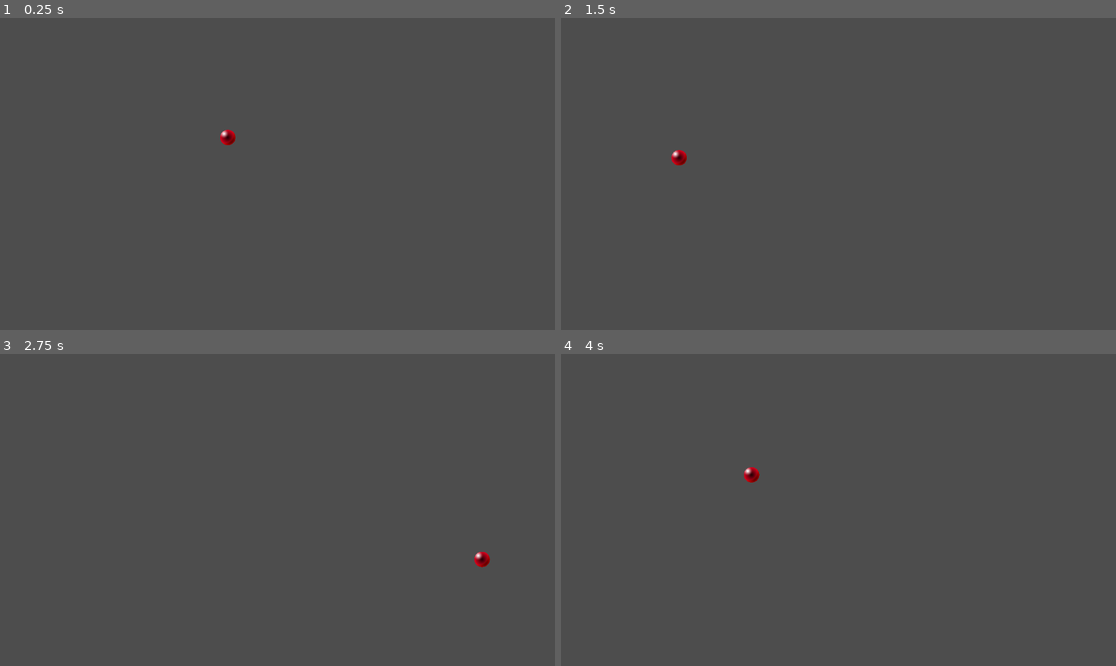
Above: before the commit, frames 1-4 (two rows, left to right).
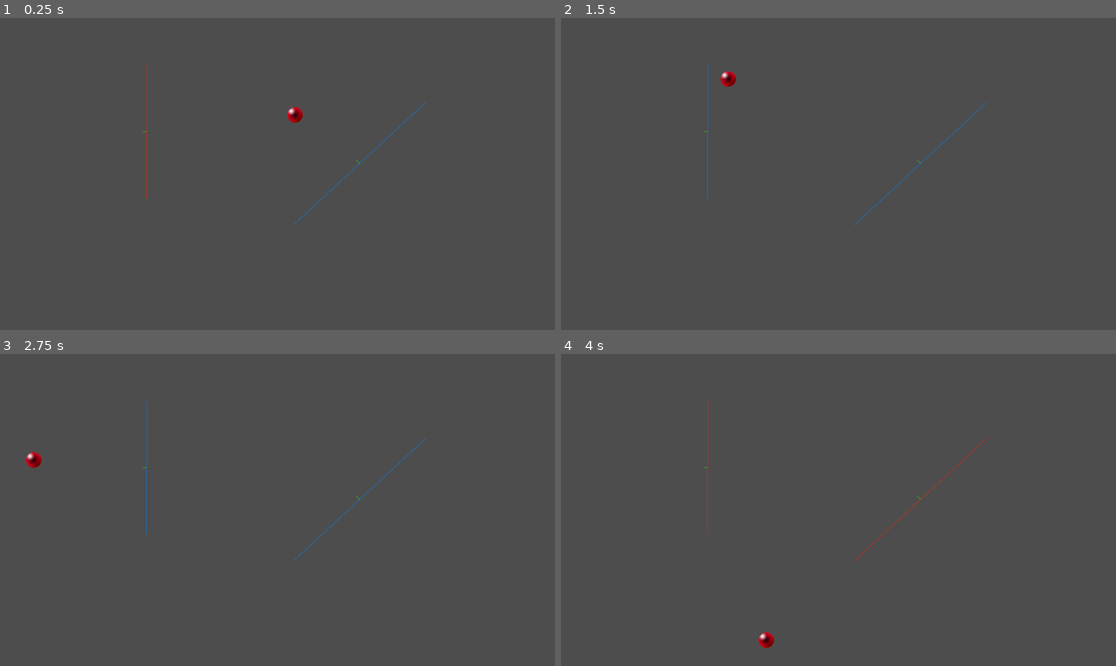
Above: after the commit, the same moments.

Repository: Tom3s/brick-breaker-reborn
Game: Godot game, scene res://2d_base_scene.tscn
The game is run twice, just before and just after one commit, with the same random seed, the same clock (stepped at 60 frames per second) and the same inputs. The project has no main scene, so this scene is started directly.
Inputs:
- Up to frame 1 (0.25 s): no input
- Up to frame 2 (1.5 s): no input
- Up to frame 3 (2.75 s): no input
- Up to frame 4 (4 s): no input

The runs differ from the first frame. In frame 1, 0.4% of the frame differs, in the area x 25-77%, y 14-67%; in frame 2, 0.4%, in the area x 19-77%, y 14-67%; in frame 3, 0.4%; in frame 4, 0.4%.

Commit message:
Line Collision Without Corners
Implemented line collision, but it does not take into account the edges of the line

Diff:
--- /dev/null
+++ b/2DBaseScene.gd
@@ -0,0 +1,119 @@
+extends Node2D
+# class_name # not requiered for test
+
+class Ball:
+	var radius: float = 16.0
+	var position: Vector2
+	var velocity: Vector2
+
+	var target_velocity: float = 512.0
+
+	var deceleration: float = 8.0
+
+	var speed_up_factor: float = 2.0
+
+@onready var ball_sprite: Sprite2D = %BallSprite
+@onready var line_parent: Node2D = %Lines
+
+var ball: Ball = Ball.new()
+
+var screen_bounds: Vector2
+
+func _ready() -> void:
+	ball.velocity = Vector2(randf_range(-1, 1), randf_range(-1, 1)).normalized()
+	ball.velocity *= ball.target_velocity
+
+	screen_bounds = DisplayServer.window_get_size()
+
+
+func _process(delta: float) -> void:
+	print(ball.position)
+
+	if ball.velocity.length() > ball.target_velocity:
+		ball.velocity = ball.velocity.normalized() * (ball.velocity.length() - ball.deceleration)
+	else:
+		ball.velocity = ball.velocity.normalized() * ball.target_velocity
+
+	ball.position += ball.velocity * delta
+
+	# handle collision
+	var collided: bool = handle_screen_collision()
+
+	for collider_line in line_parent.get_children():
+		collided = collided || handle_line_collision(collider_line)
+
+
+
+	if collided:
+		ball.velocity = ball.velocity.normalized() * ball.target_velocity * ball.speed_up_factor
+
+	ball_sprite.global_position = ball.position
+
+
+func handle_screen_collision() -> bool:
+	var collided: bool = false
+	# collision on Y
+	if ball.velocity.y > 0:
+		if ball.position.y + ball.radius > screen_bounds.y / 2:
+			ball.velocity.y *= -1
+			ball.position.y -= screen_bounds.y / 2 - (ball.position.y + ball.radius)
+			collided = true
+	else:
+		if ball.position.y - ball.radius < -screen_bounds.y / 2:
+			ball.velocity.y *= -1
+			ball.position.y +=  -screen_bounds.y / 2 - (ball.position.y - ball.radius)
+			collided = true
+
+	# collision on X
+	if ball.velocity.x > 0:
+		if ball.position.x + ball.radius > screen_bounds.x / 2:
+			ball.velocity.x *= -1
+			ball.position.x -= screen_bounds.x / 2 - (ball.position.x + ball.radius)
+			collided = true
+	else:
+		if ball.position.x - ball.radius < -screen_bounds.x / 2:
+			ball.velocity.x *= -1
+			ball.position.x +=  -screen_bounds.x / 2 - (ball.position.x - ball.radius)
+			collided = true
+
+	return collided
+
+func handle_line_collision(line: ColliderLine) -> bool:
+	var collided: bool = false
+
+	var p1: Vector2 = line.debug_point1.global_position
+	var p2: Vector2 = line.debug_point2.global_position
+
+	var moving_towards_line: bool = ball.velocity.dot(line.normal) < 0
+
+	line.set_moving_towards(moving_towards_line)
+
+	# idfk what im doing here, but it's dot product magic
+	# for more info see: https://youtu.be/nXrEX6j-Mws?si=8GdqyyBu0hQkDFsm&t=224
+	var distance_from_line: float = abs((ball.position - p1).dot(line.normal))
+
+	if (distance_from_line < ball.radius):
+
+		var case: float = (ball.position - p1).dot(line.tangent)
+
+		print(case)
+
+		if case >= 0 && case <= (p1 - p2).length():
+			var speed_along_normal: float = ball.velocity.dot(line.normal)
+			var speed_along_tangent: float = ball.velocity.dot(line.tangent)
+
+			if speed_along_normal <= 0:
+			# 	ball.velocity = -line.normal * speed_along_normal + line.tangent * speed_along_tangent
+				var correction: float = ball.radius - distance_from_line
+
+				ball.position += line.normal * correction * 2
+
+				ball.velocity *= -1
+				var angle: float = ball.velocity.angle_to(line.normal)
+				ball.velocity = ball.velocity.rotated(2 * angle)
+
+				collided = true
+
+	# print(distance_from_line)
+
+	return false
--- a/2d_base_scene.tscn
+++ b/2d_base_scene.tscn
@@ -1,7 +1,8 @@
-[gd_scene load_steps=5 format=3 uid="uid://v6xjbr0o43p4"]
+[gd_scene load_steps=6 format=3 uid="uid://v6xjbr0o43p4"]
 
 [ext_resource type="Shader" uid="uid://bkfljmi5pdpqh" path="res://ball.tres" id="1_kamic"]
-[ext_resource type="Script" uid="uid://c1np2gx6wl8nb" path="res://PrimitiveBall.gd" id="2_na87o"]
+[ext_resource type="Script" uid="uid://dcjw3yqlt8je" path="res://2DBaseScene.gd" id="1_oyw0x"]
+[ext_resource type="PackedScene" uid="uid://cv1p2e28ye54x" path="res://ColliderLine.tscn" id="3_oyw0x"]
 
 [sub_resource type="ShaderMaterial" id="ShaderMaterial_na87o"]
 shader = ExtResource("1_kamic")
@@ -9,14 +10,46 @@
 [sub_resource type="PlaceholderTexture2D" id="PlaceholderTexture2D_oyw0x"]
 size = Vector2(32, 32)
 
-[node name="Node2D" type="Node2D"]
+[node name="2DBaseScene" type="Node2D"]
+script = ExtResource("1_oyw0x")
 
-[node name="Ball" type="Sprite2D" parent="."]
+[node name="BallSprite" type="Sprite2D" parent="."]
+unique_name_in_owner = true
 material = SubResource("ShaderMaterial_na87o")
 texture = SubResource("PlaceholderTexture2D_oyw0x")
-script = ExtResource("2_na87o")
-radius = 16.0
-deceleration = 8.0
-speed_up_factor = 2.0
 
 [node name="Camera2D" type="Camera2D" parent="."]
+
+[node name="Lines" type="Node2D" parent="."]
+unique_name_in_owner = true
+
+[node name="ColliderLine" parent="Lines" instance=ExtResource("3_oyw0x")]
+
+[node name="DebugPoint1" parent="Lines/ColliderLine" index="0"]
+position = Vector2(308, -149)
+
+[node name="DebugPoint2" parent="Lines/ColliderLine" index="1"]
+position = Vector2(33, 106)
+
+[node name="DebugLine" parent="Lines/ColliderLine" index="2"]
+polygon = PackedVector2Array(307.32007, -149.73326, 308.67993, -148.26674, 33.67994, 106.73327, 32.32006, 105.26673)
+
+[node name="DebugNormal" parent="Lines/ColliderLine" index="3"]
+polygon = PackedVector2Array(171.23326, -22.17994, 169.76674, -20.82006, 159.62097, -33.232292)
+
+[node name="ColliderLine2" parent="Lines" instance=ExtResource("3_oyw0x")]
+
+[node name="DebugPoint1" parent="Lines/ColliderLine2" index="0"]
+position = Vector2(-271, -227)
+
+[node name="DebugPoint2" parent="Lines/ColliderLine2" index="1"]
+position = Vector2(-272, 51)
+
+[node name="DebugLine" parent="Lines/ColliderLine2" index="2"]
+polygon = PackedVector2Array(-272, -227.0036, -270, -226.9964, -271, 51.003597, -273, 50.996403)
+
+[node name="DebugNormal" parent="Lines/ColliderLine2" index="3"]
+polygon = PackedVector2Array(-271.4964, -88.99999, -271.5036, -87.00001, -287.4999, -88.057556)
+
+[editable path="Lines/ColliderLine"]
+[editable path="Lines/ColliderLine2"]
--- /dev/null
+++ b/ColliderLine.gd
@@ -0,0 +1,50 @@
+@tool
+extends Node2D
+class_name ColliderLine
+
+@onready var debug_point1: Node2D = %DebugPoint1
+@onready var debug_point2: Node2D = %DebugPoint2
+@onready var debug_line: Polygon2D = %DebugLine
+@onready var debug_normal: Polygon2D = %DebugNormal
+
+@export
+var show_debug: bool = false
+
+var tangent: Vector2
+var normal: Vector2
+
+func _ready() -> void:
+	tangent = (debug_point2.global_position - debug_point1.global_position).normalized()
+	normal = tangent.rotated(PI / 2)
+
+func _process(delta: float) -> void:
+	if show_debug:
+		tangent = (debug_point2.global_position - debug_point1.global_position).normalized()
+		normal = tangent.rotated(PI / 2)
+
+		var points: PackedVector2Array
+
+		points.append(debug_point1.global_position + normal)
+		points.append(debug_point1.global_position - normal)
+		points.append(debug_point2.global_position - normal)
+		points.append(debug_point2.global_position + normal)
+
+		debug_line.polygon = points
+
+
+		var normal_points: PackedVector2Array
+
+		var half_point: Vector2 = lerp(debug_point1.global_position, debug_point2.global_position, 0.5)
+
+		normal_points.append(half_point.move_toward(debug_point1.global_position, 1.0))
+		normal_points.append(half_point.move_toward(debug_point2.global_position, 1.0))
+		normal_points.append(half_point + normal * 16)
+
+		debug_normal.polygon = normal_points
+
+
+func set_moving_towards(moving_towards: bool) -> void:
+	if moving_towards:
+		debug_line.color = Color.from_string("ff220067", Color.WHITE)
+	else:
+		debug_line.color = Color.from_string("0088ff67", Color.WHITE)
--- /dev/null
+++ b/ColliderLine.tscn
@@ -0,0 +1,25 @@
+[gd_scene load_steps=2 format=3 uid="uid://cv1p2e28ye54x"]
+
+[ext_resource type="Script" uid="uid://dx34tsbmlofpg" path="res://ColliderLine.gd" id="1_22i34"]
+
+[node name="ColliderLine" type="Node2D"]
+script = ExtResource("1_22i34")
+show_debug = true
+
+[node name="DebugPoint1" type="Node2D" parent="."]
+unique_name_in_owner = true
+position = Vector2(270, 159)
+
+[node name="DebugPoint2" type="Node2D" parent="."]
+unique_name_in_owner = true
+position = Vector2(63, 96)
+
+[node name="DebugLine" type="Polygon2D" parent="."]
+unique_name_in_owner = true
+color = Color(0, 0.5333333, 1, 0.40392157)
+polygon = PackedVector2Array(270.29117, 158.04332, 269.70883, 159.95668, 62.70884, 96.95667, 63.29116, 95.04333)
+
+[node name="DebugNormal" type="Polygon2D" parent="."]
+unique_name_in_owner = true
+color = Color(0.2166667, 1, 0, 0.40392157)
+polygon = PackedVector2Array(167.45668, 127.79116, 165.54332, 127.20884, 171.15858, 112.19322)
--- a/ball.tres
+++ b/ball.tres
@@ -10,7 +10,7 @@
 operator = 2
 
 [sub_resource type="VisualShaderNodeRemap" id="VisualShaderNodeRemap_1g0yc"]
-default_input_values = [1, 0.215, 2, 0.685, 3, 0.48, 4, 1.2349999999999999, 0, 0.0]
+default_input_values = [1, 0.215, 2, 0.685, 3, 0.48, 4, 1.235, 0, 0.0]
 
 [sub_resource type="VisualShaderNodeColorOp" id="VisualShaderNodeColorOp_8efru"]
 
Not shown, added: 2DBaseScene.gd.uid
Not shown, added: ColliderLine.gd.uid
